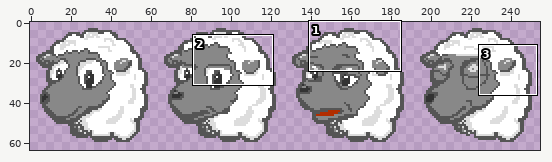
File history of a sprite sheet, src/assets/animals/sheep.png. The picture above shows the old version from afar; the outline marks the close-up.
Close-up. As it was:
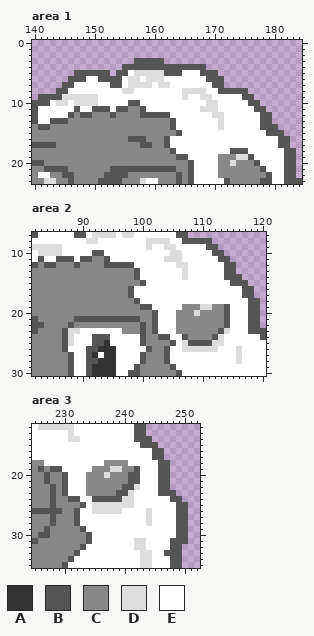
The file is 256x64 pixels. Shown: area 1: x 140..184, y 0..23; area 2: x 82..120, y 7..30; area 3: x 225..252, y 12..35. The wide view leaves out empty margins.
Palette (. is transparent): A #333333  B #555555  C #888888  D #dddddd  E #ffffff
Pixels before, area 1, first column x 140:
 3 .................BBBBB.......................
 4 ...............BBBBBBBBBBBBBB................
 5 .......BBBBBB.BBEDDDDDBBBEEEBBB..............
 6 ......BBBEEBBBBEDDEDDDEEEEEEEBBB.............
 7 .....BBEEEEEEBBEDDDDEDDEEEEEEEBB.............
 8 ....BBEEEEEEEEEDDEEEEEEEEDDDDEEBBBBB.........
 9 .BBBBDDDDDDEEEEEEEEEEEEEEDEEDDEEEEEBB........
10 BBBEDDEDDDDEEEEEBBEEEEEEEEEEEDDEEEEEBB.......
11 BEEEEEEBEEBBBEBBCCBEEEEEEEEEDDDEEEEEEBB......
12 BEEEEEBCBBCCCBCCCCBBBBBEEEEEEEDDEEEEEEBB.....
13 BEEBBBCCCCCCCCCCCCCCCCCBEEEEEEEDEEEEEEBB.....
14 CBBCCCCCCCCCCCCCCCCCCCCBEEEEEEEDEEEEEEBBB....
15 CCCCCCCCCCCCCCCCCCCCCCCCBEEEEEEEEEEEEEEBBB...
16 CCCCCCCCCCCCCCCCBBBCCCBEEEEEEEEEEEEEEEEEEBB..
17 BBBBCCCCCCCCCCCCCCBBCCBEEEEEEEEEEEEEEEEEEBB..
18 CCCCCCCCCCCCCCCCCCCCCCCBEEEEEEEEEBBBEEEEEEBB.
19 CCCCCCCCCCCCCCCCCCCCCCCCBBEEEEECCCDDBEEEEEBB.
20 BBCCCCCCCCCCCCCCCCCCCCCCCCBEEEECCDCCCBEEEEBB.
21 CCBBBBCCCCCCCBBBBBBBBBBBCCBEEEECCCCCCCBEEEBB.
22 CEECCBBCCCCCBBBBCCCCCCCCBCBEEEECCCCCCCCBEEBB.
23 CCDDCCBCCCCBBBBCCCDEECCCBCBEEEEEBCCCCCBBEEBBB
Pixels before, area 2, first column x 82:
 7 BEEEEEEBBEDDDDEDDEEEEEEEBB.............
 8 EEEEEEEEEDDEEEEEEEEDDDDEEBBBBB.........
 9 DDDDDEEEEEEEEEEEEEEDEEDDEEEEEBB........
10 EDDDDEEEEEBBEEEEEEEEEEEDDEEEEEBB.......
11 EBEEBBBEBBCCBEEEEEEEEEDDDEEEEEEBB......
12 BCBBCCCBCCCCBBBBBEEEEEEEDDEEEEEEBB.....
13 CCCCCCCCCCCCCCCCCBEEEEEEEDEEEEEEBB.....
14 CCCCCCCCCCCCCCCCCBEEEEEEEDEEEEEEBBB....
15 CCCCCCCCCCCCCCCCCCBEEEEEEEEEEEEEEBBB...
16 CCCCCCCCCCCCCCCCBEEEEEEEEEEEEEEEEEEBB..
17 CCCCCCCCCCCCCCCCBEEEEEEEEEEEEEEEEEEBB..
18 CCCCCCCCCCCCCCCCCBEEEEEEEEEEEEEEEEEEBB.
19 CCCCCCCCCCCCCCCCCCBBEEEEECCCDDCCBEEEBB.
20 CCCCCCCCCCCCCCCCCCCCBEEECCCDCCCCBEEEBB.
21 BCCCCCCBBBBBBBBBBBCCBEEECCCCCCCCBEEEBB.
22 BBCCCCBCCCCCCCCCCCBCBEEECCCCCCCCBEEEBB.
23 BCCCCBDDEEEEEEECCCBCBEEECCCCCCCBDEEEBBB
24 CCCCCBDEEEBBBEEEEEBCCBBEEBCCCCBDEEEEEEB
25 CCCCCBDEEEBBAEEEEEBCCCCBEDBBBBDDEEEEEEE
26 CCCCCBEEEBBAAAEEEEEBCCBEEDDDDDDEEEDEEEE
27 CCCCCCBEEBAEAAEEEEBCCCBEEEEEEEEEEEDEEEE
28 CCCCCCBEEBBAAAEEEEBCCCBEEEEEEEEEEEDEEEE
29 CCCCCCBEEBAAAAEEEBCCCCCBEEEEEEEEEEEEEEE
30 CCCCCCBEEBAAAAEEBBCCCCCCBEEEEEEEEEEEEEE
Pixels before, area 3, first column x 225:
12 EDDDDDDEEEEEEEEEEBB.......
13 EEEEEEDEEEEEEEEEEBB.......
14 EEEEEEDDEEEEEEEEEBBB......
15 EEEEEEEEEEEEEEEEEEBBB.....
16 EEEEEEEEEEEEEEEEEEEEBB....
17 EEEEEEEEEEEEEEEEEEEEBB....
18 CCEEEEEEEEEECCCCEEEEEBB...
19 CBCBBEEEEECCCDDCCBEEEBB...
20 CCBCCBEEECCCDCCCBBEEEBB...
21 CCBCCBEEECCCCCCCBBEEEBB...
22 CCCBCBEEECCCCCCBBDEEEBB...
23 CCCBCBEEECCCCCBBDEEEEBBB..
24 CCCBCCBBEEBBBBBDDEEEEEEBB.
25 CCCBCCCCBEDDDDDDDEEEEEEEBB
26 BBBBBCCBEEDDDDDEEEEDEEEEBB
27 CCCBCCCBEEEEEEEEEEEDEEEEBB
28 CCCBCCCBEEEEEEEEEEEDEEEEBB
29 CCBCCCCCBEEEEEEEEEEEEEEEBB
30 CBBCCCCCCBEEEEEEEEEEEEEEBB
31 BCCCCCCCCBEEEEEEEDDEEEEBBB
32 CCCCCCCCBEEEEEEEEDDEEEEBB.
33 CCCCCCCBEEEEEEEEEEDDEEBBB.
34 CCCCCCBEEEEEEEEEEEDDEEEBB.
35 CCCCCBEEEEEEEEEEEEDDEEEBB.
The result:
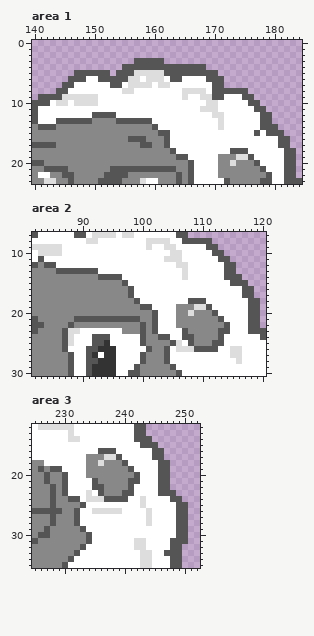
What changed:
Area 1:
Colour B replaces colour C in row 12 at x 150 to 152; in row 13 at x 146 to 149 and 154 to 159; in row 14 at x 143 and 160; in row 15 at x 161 to 162.
Colour B replaces colour E in row 5 at x 156 and 165 to 167; in row 6 at x 155 and 163 to 164; in row 8 at x 170; in row 9 at x 170 to 171; in row 15 at x 177.
Colour E replaces colour B in row 10 at x 156 to 157; in row 11 at x 147, 150 to 152, 154 to 155 and 158; in row 12 at x 146, 148 to 149 and 158 to 162; in row 13 at x 143 and 163; in row 14 at x 163; in row 15 at x 164.
Colour E replaces colour C in row 11 at x 156 to 157; in row 12 at x 147 and 154 to 157; in row 13 at x 160 to 162; in row 14 at x 161 to 162; in row 15 at x 163.
Area 2:
Colour B replaces colour C in row 13 at x 86 to 92; in row 14 at x 93 to 96; in row 15 at x 97; in row 20 at x 112; in row 21 at x 113; in row 23 at x 107.
Colour B replaces colour C in row 24 at x 108.
Colour B replaces colour D in row 19 at x 111; in row 23 at x 114; in row 24 at x 113; in row 25 at x 112 to 113; in row 26 at x 109 to 112.
Colour B replaces colour E in row 18 at x 108 to 110.
Colour C replaces colour B in row 24 at x 112; in row 25 at x 109 to 111.
Colour C replaces colour D in row 20 at x 109.
Colour C replaces colour E in row 19 at x 106.
Colour D replaces colour C in row 19 at x 109; in row 20 at x 108.
Colour D replaces colour E in row 25 at x 106; in row 26 at x 106 and 115; in row 27 at x 115.
Colour E replaces colour B in row 10 at x 92 to 93; in row 11 at x 86 to 88, 90 to 91 and 94; in row 12 at x 89 and 94 to 98; in rows 13 to 14 at x 99; in row 15 at x 100; in rows 19 to 21 at x 114.
Colour E replaces colour C in row 11 at x 92 to 93; in row 12 at x 86 to 88 and 90 to 93; in row 13 at x 93 to 98; in row 14 at x 97 to 98; in row 15 at x 98 to 99; in row 19 at x 112 to 113.
Colour E replaces colour C in row 20 at x 113; in row 23 at x 106.
Colour E replaces colour D in row 25 at x 107.
Area 3:
Colour B replaces colour C in row 18 at x 240; in row 19 at x 241; in row 21 at x 235; in row 22 at x 235 to 236; in row 23 at x 236.
Colour B replaces colour D in row 23 at x 241; in row 24 at x 240.
Colour B replaces colour E in row 16 at x 236 to 238; in row 17 at x 239.
Colour C replaces colour B in row 20 at x 241; in row 22 at x 240; in row 23 at x 239.
Colour C replaces colour D in row 19 at x 238 to 239; in row 20 at x 237.
Colour C replaces colour E in row 17 at x 234 to 236; in row 18 at x 234 to 235; in row 19 at x 234.
Colour D replaces colour B in row 24 at x 235 to 236.
Colour D replaces colour C in row 23 at x 234.
Colour D replaces colour E in row 17 at x 237 to 238; in row 18 at x 236; in row 24 at x 234 and 243; in row 25 at x 243.
Colour E replaces colour B in row 19 at x 242.
Colour E replaces colour C in rows 21 to 22 at x 234; in row 23 at x 235.
Colour E replaces colour D in row 22 at x 242; in row 24 at x 241; in row 25 at x 235 to 241.
